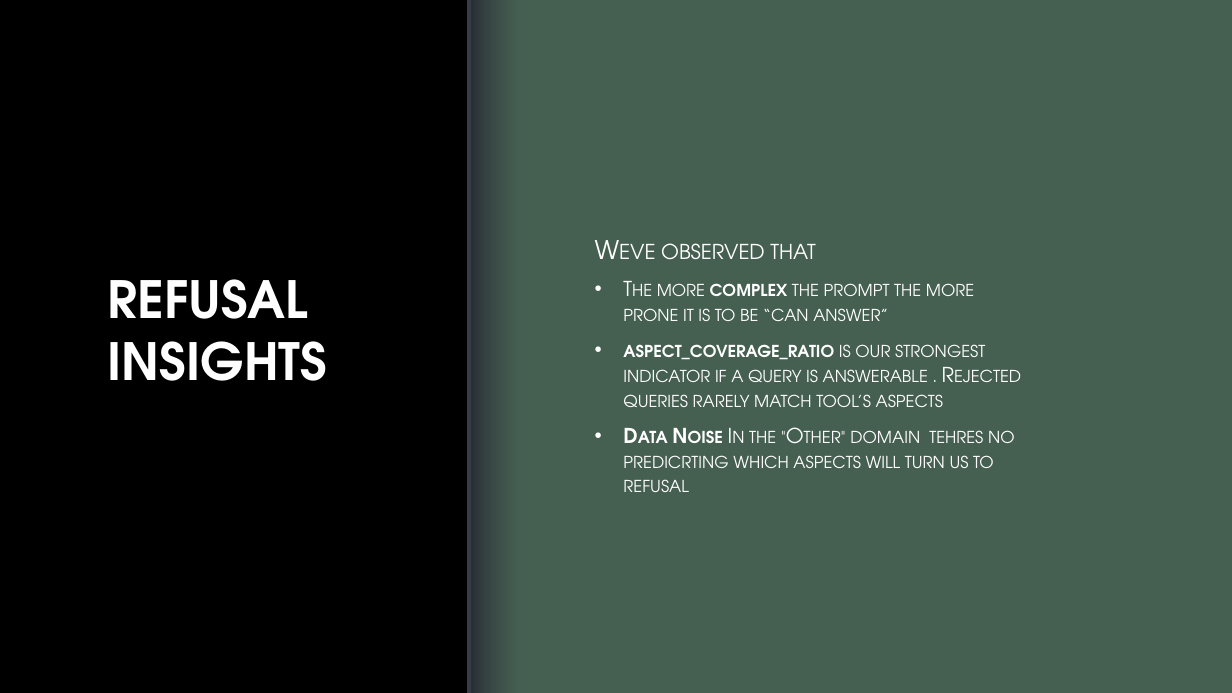
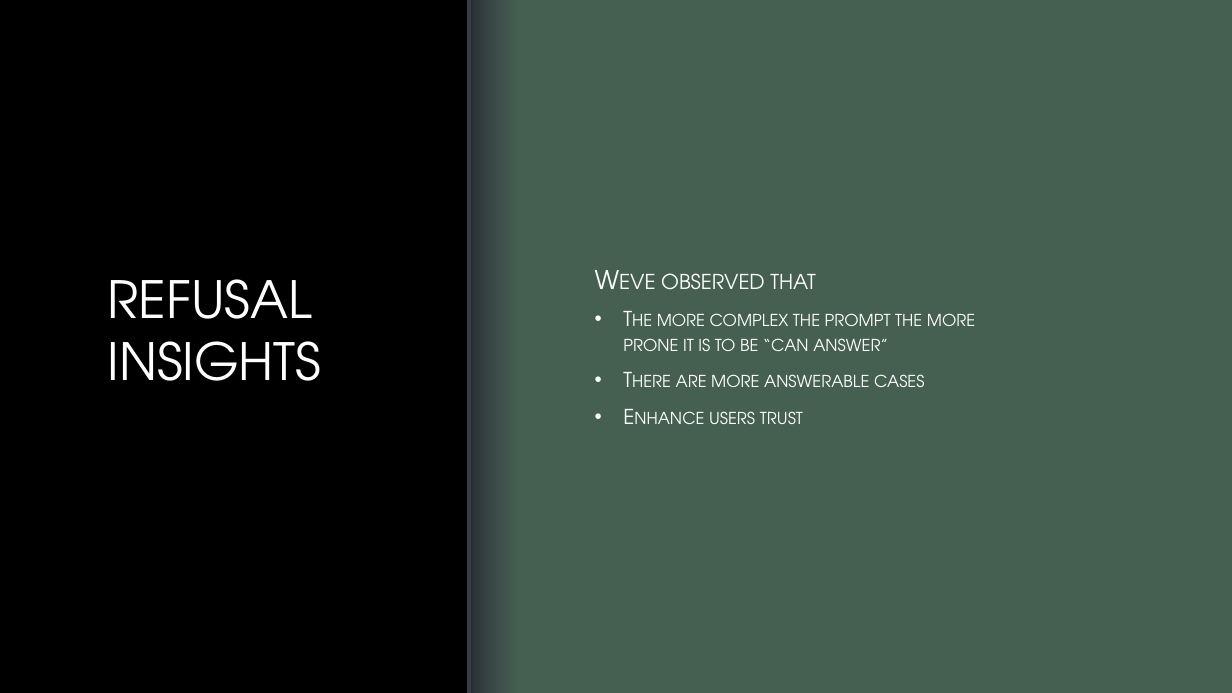
Before and after one commit to lanashmuz/machine_learning_exe1, a slide deck: slide 3 of exe2/presentation.pptx. Drawn at 1232x693 pixels with LibreOffice and Linux fonts; fonts in the diff are those of the drawing; background and template pictures are left out. Boxes give left, top, right and bottom in pixels: in the first picture for what was removed or moved away, otherwise in the second. Text is boxed around its words. In the diff, an @@ line names an element or a change of style, - is before the commit and + after.

```diff
--- a/exe2/presentation.pptx
+++ b/exe2/presentation.pptx
@@ title "REFUSAL INSIGHTS" at <box>108,279,322,381</box>: bold off @@
@@ text at <box>623,313,975,351</box>: bold off in "complex" @@
@@ text at <box>676,374,924,424</box>: text changed @@
-• aspect_coverage_ratio is our strongest indicator if a query is answerable . Rejected queries rarely match tool’s aspects
-• Data Noise In the "Other" domain tehres no predicrting which aspects will turn us to refusal
+• There are more answerable cases
+• Enhance users trust
```
Also in this commit, not shown: 1 other slide changed, 3 slides removed.
